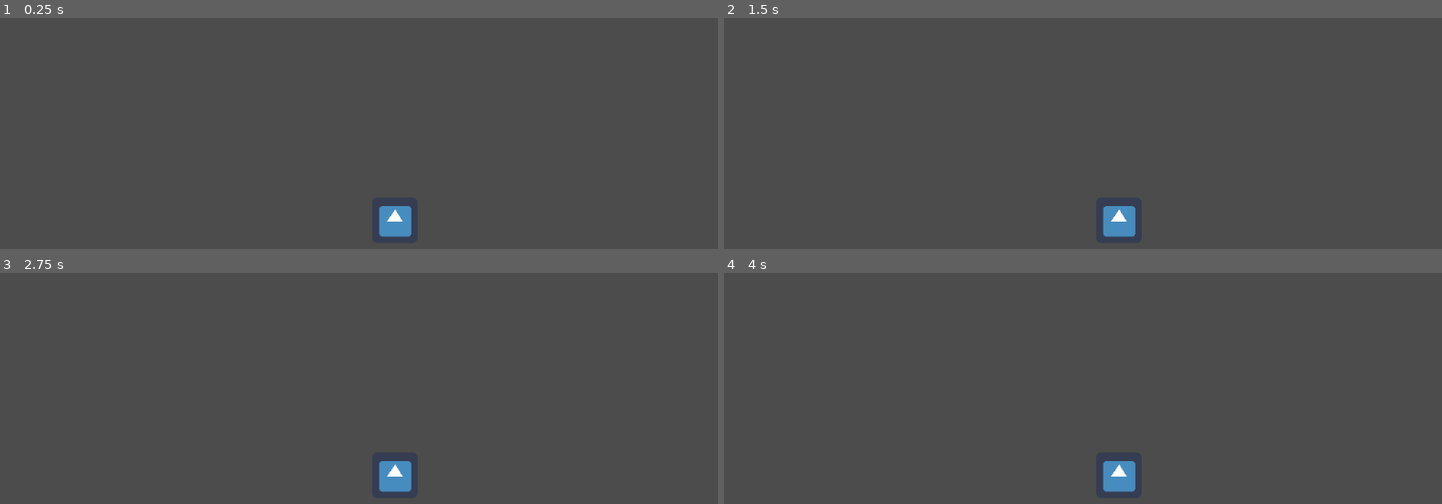
Above: before the commit, frames 1-4 (two rows, left to right).
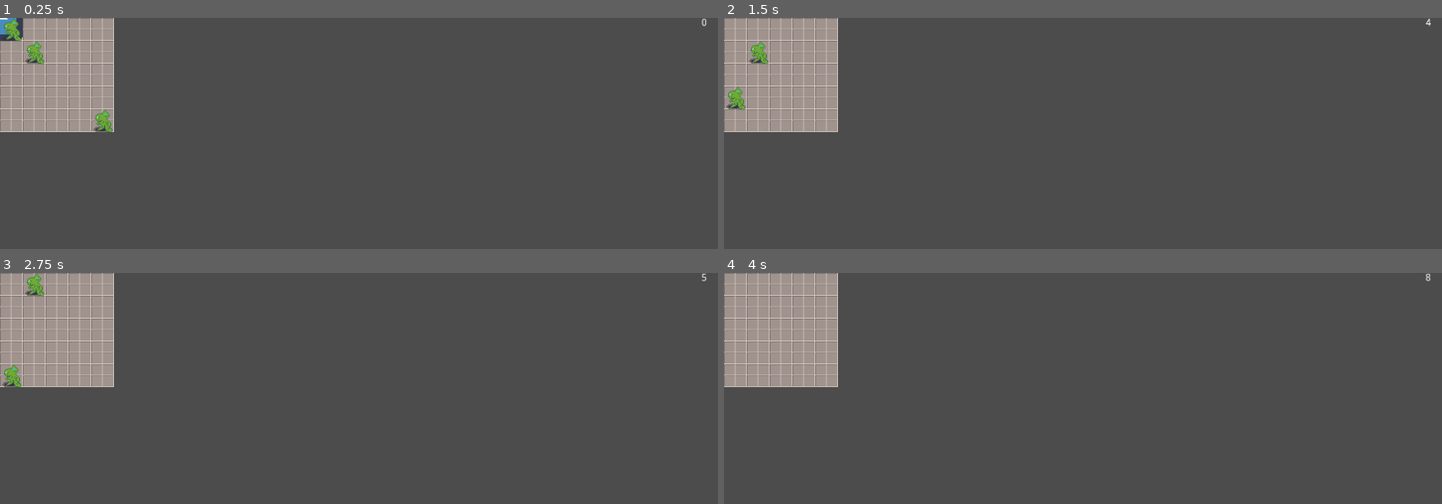
Above: after the commit, the same moments.

Repository: KaizNike/Godot-Roguelike---Caverns-of-Job
Game: Godot game, scene res://src/Scenes/MainTest.tscn
The game is run twice, just before and just after one commit, with the same random seed, the same clock (stepped at 60 frames per second) and the same inputs. The engine's default icon, where the game draws it, is replaced by a stand-in: a white triangle on a blue panel in a dark square.
Inputs:
- Up to frame 1 (0.25 s): no input
- Up to frame 2 (1.5 s): tap Enter at 0.5 s; hold Keypad 9 (move_northeast) 0.53-1.28 s; hold . (wait, bound only after the commit) 0.53-1.28 s; tap Space at 1.25 s; hold Down (move_down) from 1.28 s (still down); tap . (wait, bound only after the commit) at 1.35 s
- Up to frame 3 (2.75 s): tap Enter at 2 s; release Down (move_down) at 2.03 s; hold Keypad 9 (move_northeast) from 2.03 s (still down); hold . (wait, bound only after the commit) from 2.03 s (still down)
- Up to frame 4 (4 s): tap Space at 2.75 s; release . (wait, bound only after the commit) at 2.78 s; tap . (wait, bound only after the commit) at 2.85 s; tap Enter at 3.5 s; release Keypad 9 (move_northeast) at 3.53 s; hold Left (move_left) from 3.53 s (still down); hold . (wait, bound only after the commit) from 3.53 s (still down)

The runs differ from the first frame. In frame 1, 8.4% of the frame differs, in the area x 0-99%, y 0-95%; in frame 2, 8.5%; in frame 3, 8.5%; in frame 4, 8.5%.

Commit message:
Movement basics

Diff:
--- /dev/null
+++ b/Godot Roguelike - Caverns of Job/Character.gd
@@ -0,0 +1,68 @@
+extends Node2D
+
+export var player_controlled = false
+var is_turn = false
+var cell_size = 32
+
+var stats = {"speed": 5}
+# Declare member variables here. Examples:
+# var a = 2
+# var b = "text"
+
+
+# Called when the node enters the scene tree for the first time.
+func _ready():
+	randomize()
+	pass # Replace with function body.
+
+
+# Called every frame. 'delta' is the elapsed time since the previous frame.
+#func _process(delta):
+#	pass
+
+func get_player_dir() -> Vector2:
+	if Input.is_action_pressed("wait"):
+		return Vector2.ZERO
+	var dir = Vector2(
+		-Input.get_action_strength("move_left") + Input.get_action_strength("move_right"),
+		-Input.get_action_strength("move_up") + Input.get_action_strength("move_down")
+	)
+	if (
+		Input.is_action_pressed("move_northeast") and
+		Input.is_action_just_pressed("move_northwest") and
+		Input.is_action_just_pressed("move_southeast") and
+		Input.is_action_just_pressed("move_southwest")
+	):
+		return Vector2.ZERO
+	elif Input.is_action_pressed("move_northeast"):
+		return Vector2(1,1)
+	elif Input.is_action_pressed("move_northwest"):
+		return Vector2(-1,1)
+	elif Input.is_action_pressed("move_southeast"):
+		return Vector2(1,-1)
+	elif Input.is_action_pressed("move_southwest"):
+		return Vector2(-1,-1)
+	return dir
+
+func process_turn():
+	var dir = Vector2.ZERO
+	var actions = []
+	if player_controlled:
+		dir = get_player_dir()
+	else:
+		dir = ai_character_movement()
+		actions = ai_character_actions()
+	move_character(dir)
+	character_act(actions)
+
+func move_character(dir):
+	self.position += dir * cell_size
+
+func character_act(actions):
+	pass
+
+func ai_character_movement() -> Vector2:
+	return Vector2((randi()%2-1),(randi()%2-1))
+
+func ai_character_actions():
+	pass
--- a/Godot Roguelike - Caverns of Job/project.godot
+++ b/Godot Roguelike - Caverns of Job/project.godot
@@ -68,6 +68,12 @@
 "events": [ Object(InputEventKey,"resource_local_to_scene":false,"resource_name":"","device":0,"alt":false,"shift":false,"control":false,"meta":false,"command":false,"pressed":false,"scancode":0,"physical_scancode":16777351,"unicode":0,"echo":false,"script":null)
  ]
 }
+wait={
+"deadzone": 0.5,
+"events": [ Object(InputEventKey,"resource_local_to_scene":false,"resource_name":"","device":0,"alt":false,"shift":false,"control":false,"meta":false,"command":false,"pressed":false,"scancode":0,"physical_scancode":46,"unicode":0,"echo":false,"script":null)
+, Object(InputEventJoypadButton,"resource_local_to_scene":false,"resource_name":"","device":0,"button_index":1,"pressure":0.0,"pressed":false,"script":null)
+ ]
+}
 
 [physics]
 
--- /dev/null
+++ b/Godot Roguelike - Caverns of Job/src/Characters/Bantha.tscn
@@ -0,0 +1,10 @@
+[gd_scene load_steps=3 format=2]
+
+[ext_resource path="res://Assets/Characters/BanthaBasic.png" type="Texture" id=1]
+[ext_resource path="res://src/Characters/Character.tscn" type="PackedScene" id=2]
+
+[node name="Bantha" instance=ExtResource( 2 )]
+
+[node name="Sprite" type="Sprite" parent="." index="0"]
+texture = ExtResource( 1 )
+centered = false
--- /dev/null
+++ b/Godot Roguelike - Caverns of Job/src/Characters/Character.tscn
@@ -0,0 +1,6 @@
+[gd_scene load_steps=2 format=2]
+
+[ext_resource path="res://Character.gd" type="Script" id=1]
+
+[node name="Character" type="Node2D"]
+script = ExtResource( 1 )
--- /dev/null
+++ b/Godot Roguelike - Caverns of Job/src/Characters/GodotGod.tscn
@@ -0,0 +1,9 @@
+[gd_scene load_steps=3 format=2]
+
+[ext_resource path="res://src/Characters/Character.tscn" type="PackedScene" id=1]
+[ext_resource path="res://icon.png" type="Texture" id=2]
+
+[node name="GodotGod" instance=ExtResource( 1 )]
+
+[node name="Sprite" type="Sprite" parent="." index="0"]
+texture = ExtResource( 2 )
--- /dev/null
+++ b/Godot Roguelike - Caverns of Job/src/Planning/Notes.tscn
@@ -0,0 +1,33 @@
+[gd_scene format=2]
+
+[node name="Control" type="Control"]
+anchor_right = 1.0
+anchor_bottom = 1.0
+__meta__ = {
+"_edit_use_anchors_": false
+}
+
+[node name="ColorRect" type="ColorRect" parent="."]
+anchor_right = 1.0
+anchor_bottom = 1.0
+color = Color( 0.415686, 0.305882, 0.878431, 1 )
+__meta__ = {
+"_edit_use_anchors_": false
+}
+
+[node name="GridContainer" type="GridContainer" parent="."]
+anchor_right = 1.0
+anchor_bottom = 1.0
+columns = 3
+__meta__ = {
+"_edit_use_anchors_": false
+}
+
+[node name="RichTextLabel" type="RichTextLabel" parent="GridContainer"]
+margin_right = 341.0
+margin_bottom = 600.0
+size_flags_horizontal = 3
+size_flags_vertical = 3
+text = "Palette: Zughy-32
+
+Intents: Passive, Fleeing, Defensive, Hostile"
--- /dev/null
+++ b/Godot Roguelike - Caverns of Job/src/Resources/TileMap.tscn
@@ -0,0 +1,29 @@
+[gd_scene load_steps=4 format=2]
+
+[ext_resource path="res://Assets/Tiles/TilesMain.png" type="Texture" id=1]
+
+[sub_resource type="NavigationPolygon" id=1]
+vertices = PoolVector2Array( 32, 32, 0, 32, 0, 0, 32, 0 )
+polygons = [ PoolIntArray( 0, 1, 2, 3 ) ]
+
+[sub_resource type="TileSet" id=2]
+0/name = "TilesMain.png 0"
+0/texture = ExtResource( 1 )
+0/tex_offset = Vector2( 0, 0 )
+0/modulate = Color( 1, 1, 1, 1 )
+0/region = Rect2( 0, 0, 32, 32 )
+0/tile_mode = 0
+0/occluder_offset = Vector2( 0, 0 )
+0/navigation_offset = Vector2( 0, 0 )
+0/navigation = SubResource( 1 )
+0/shape_offset = Vector2( 0, 0 )
+0/shape_transform = Transform2D( 1, 0, 0, 1, 0, 0 )
+0/shape_one_way = false
+0/shape_one_way_margin = 0.0
+0/shapes = [  ]
+0/z_index = 0
+
+[node name="TileMap" type="TileMap"]
+tile_set = SubResource( 2 )
+cell_size = Vector2( 32, 32 )
+format = 1
--- /dev/null
+++ b/Godot Roguelike - Caverns of Job/src/Scenes/MainTest.gd
@@ -0,0 +1,41 @@
+extends Node
+
+var characters = []
+var character = {"ref": Node2D, "speed": 0}
+var turncount = 0
+# Declare member variables here. Examples:
+# var a = 2
+# var b = "text"
+
+
+# Called when the node enters the scene tree for the first time.
+func _ready():
+	for child in $Characters.get_children():
+		print(child)
+		var new = character.duplicate(true)
+		new.ref = child
+		new.speed = child.stats.speed
+		characters.append(new)
+	print(characters.size())
+	pass # Replace with function body.
+
+func _input(event):
+	if (
+		Input.is_action_pressed("move_down") or
+		Input.is_action_pressed("move_up") or
+		Input.is_action_pressed("move_right") or
+		Input.is_action_pressed("move_left")):
+		process_turn()
+
+# Called every frame. 'delta' is the elapsed time since the previous frame.
+#func _process(delta):
+#	pass
+
+func process_turn():
+	for Character in characters:
+		Character.ref.is_turn = true
+#		yield(Character.ref.process_turn(), "completed")
+		Character.ref.process_turn()
+		pass
+	turncount += 1
+	$Label.text = str(turncount)
--- a/Godot Roguelike - Caverns of Job/src/Scenes/MainTest.tscn
+++ b/Godot Roguelike - Caverns of Job/src/Scenes/MainTest.tscn
@@ -1,11 +1,35 @@
-[gd_scene load_steps=2 format=2]
+[gd_scene load_steps=5 format=2]
 
-[ext_resource path="res://icon.png" type="Texture" id=1]
+[ext_resource path="res://src/Characters/GodotGod.tscn" type="PackedScene" id=1]
+[ext_resource path="res://src/Resources/TileMap.tscn" type="PackedScene" id=2]
+[ext_resource path="res://src/Characters/Bantha.tscn" type="PackedScene" id=3]
+[ext_resource path="res://src/Scenes/MainTest.gd" type="Script" id=4]
 
 [node name="MainTest" type="Node"]
+script = ExtResource( 4 )
 
-[node name="Node2D" type="Node2D" parent="."]
+[node name="TileMap" parent="." instance=ExtResource( 2 )]
+tile_data = PoolIntArray( 0, 0, 0, 1, 0, 0, 2, 0, 0, 3, 0, 0, 4, 0, 0, 65536, 0, 0, 65537, 0, 0, 65538, 0, 0, 65539, 0, 0, 65540, 0, 0, 131072, 0, 0, 131073, 0, 0, 131074, 0, 0, 131075, 0, 0, 131076, 0, 0, 196608, 0, 0, 196609, 0, 0, 196610, 0, 0, 196611, 0, 0, 196612, 0, 0, 262144, 0, 0, 262145, 0, 0, 262146, 0, 0, 262147, 0, 0, 262148, 0, 0 )
 
-[node name="Sprite" type="Sprite" parent="Node2D"]
-position = Vector2( 554, 284 )
-texture = ExtResource( 1 )
+[node name="Characters" type="Node" parent="."]
+
+[node name="GodotGod" parent="Characters" instance=ExtResource( 1 )]
+
+[node name="Bantha" parent="Characters" instance=ExtResource( 3 )]
+player_controlled = true
+
+[node name="Bantha2" parent="Characters" instance=ExtResource( 3 )]
+position = Vector2( 32, 32 )
+
+[node name="Bantha3" parent="Characters" instance=ExtResource( 3 )]
+position = Vector2( 128, 128 )
+
+[node name="Label" type="Label" parent="."]
+anchor_left = 1.0
+anchor_right = 1.0
+margin_left = -40.0
+margin_bottom = 14.0
+text = "0"
+__meta__ = {
+"_edit_use_anchors_": false
+}
Binary file added: Godot Roguelike - Caverns of Job/Assets/Characters/BanthaBasic.aseprite
Binary file added: Godot Roguelike - Caverns of Job/Assets/Characters/BanthaBasic.png
Not shown, added: Godot Roguelike - Caverns of Job/Assets/Characters/BanthaBasic.png.import
Binary file added: Godot Roguelike - Caverns of Job/Assets/Tiles/TilesMain.aseprite
Binary file added: Godot Roguelike - Caverns of Job/Assets/Tiles/TilesMain.png
Not shown, added: Godot Roguelike - Caverns of Job/Assets/Tiles/TilesMain.png.import
Not shown, added: Godot Roguelike - Caverns of Job/src/Characters/GodotGod.tscn.tmp
